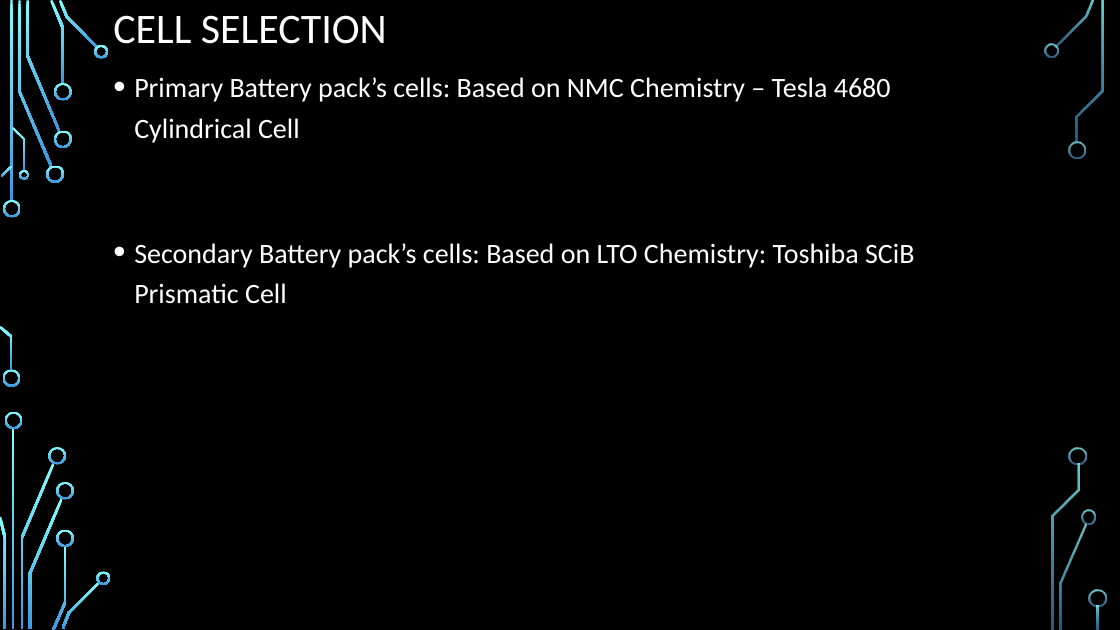
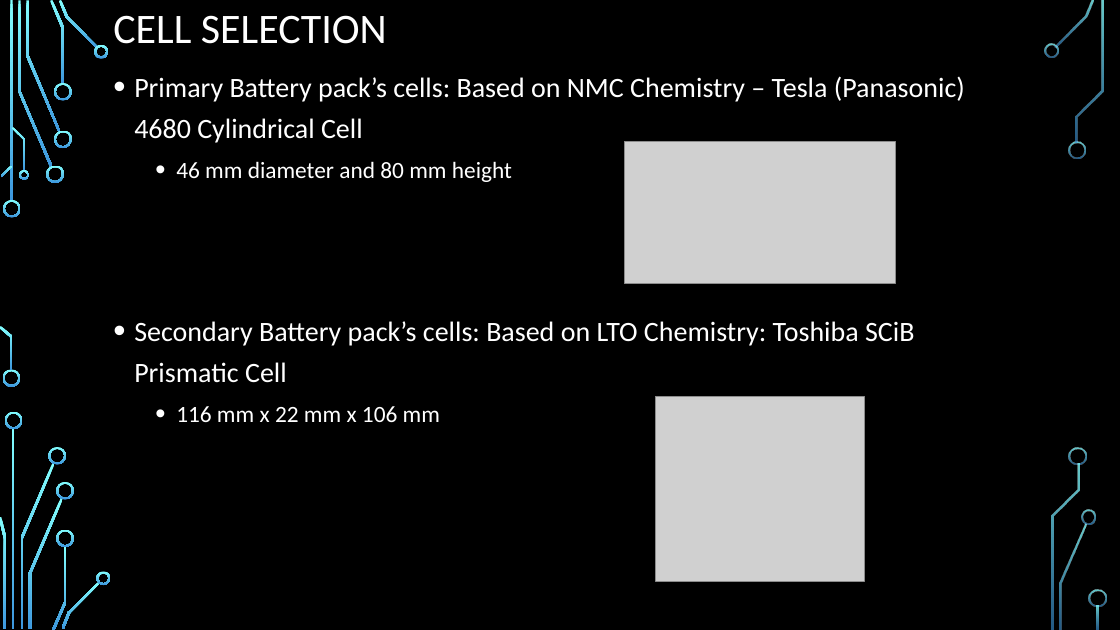
Before and after one commit to KaustavBis/MATLAB-Simulink, a slide deck: slide 6 of Dual-Battery System for High-Performance Driving.pptm. Drawn at 1120x630 pixels with LibreOffice and Linux fonts; fonts in the diff are those of the drawing; grey boxes stand for pictures; background and template pictures are left out. Boxes give left, top, right and bottom in pixels: in the first picture for what was removed or moved away, otherwise in the second. Text is boxed around its words. In the diff, an @@ line names an element or a change of style, - is before the commit and + after.

```diff
--- a/Dual-Battery System for High-Performance Driving.pptm
+++ b/Dual-Battery System for High-Performance Driving.pptm
@@ text at (134, 76, 965, 182): text changed @@
-• Primary Battery pack’s cells: Based on NMC Chemistry – Tesla 4680 Cylindrical Cell
+• Primary Battery pack’s cells: Based on NMC Chemistry – Tesla (Panasonic) 4680 Cylindrical Cell
+  • 46 mm diameter and 80 mm height
@@ picture added at (625, 141, 896, 284) @@
@@ text at (176, 406, 440, 422): paragraph added @@
+  • 116 mm x 22 mm x 106 mm
@@ picture added at (655, 397, 865, 581) @@
```
Also in this commit, not shown: 2 other slides changed.
